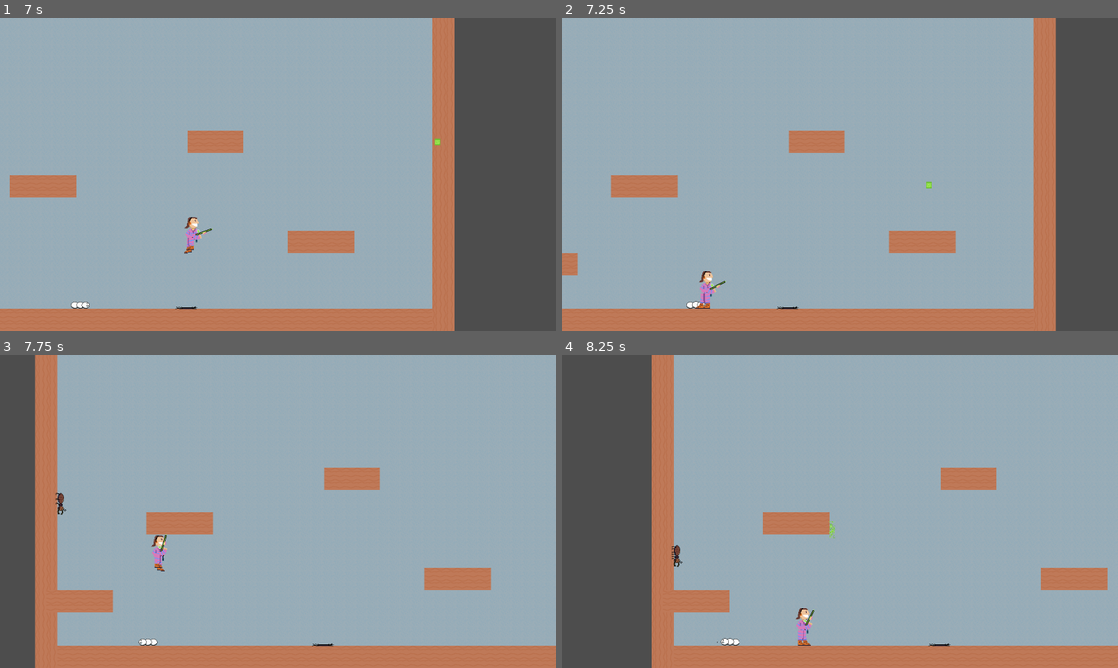
Above: before the commit, frames 1-4 (two rows, left to right).
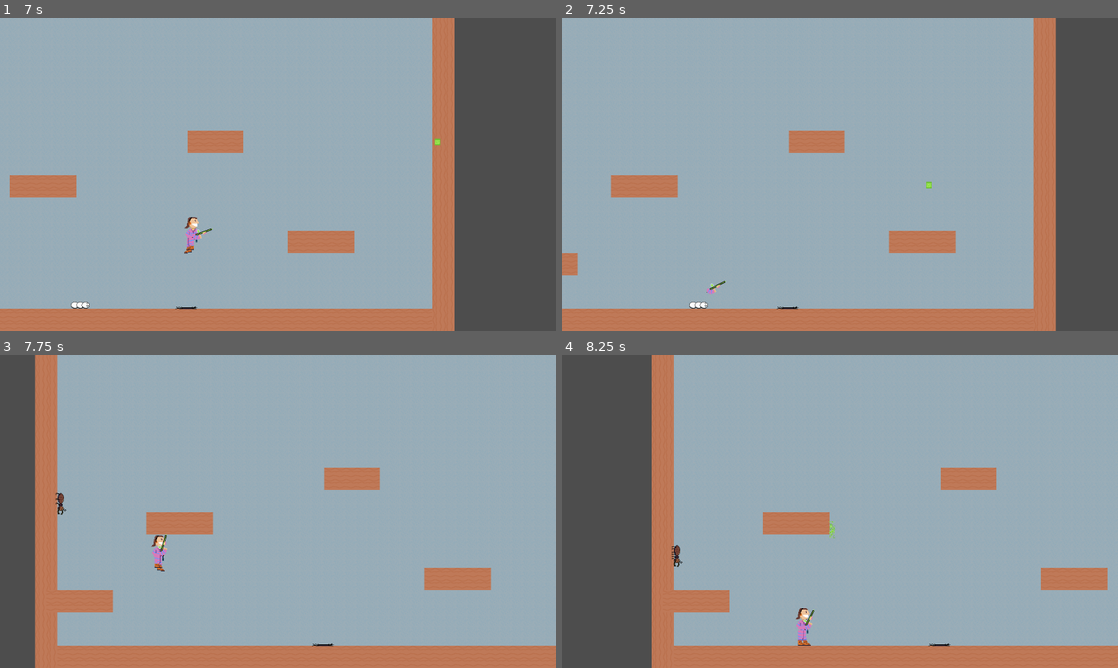
Above: after the commit, the same moments.

Repository: deruitda/ludum-dare-56
Game: Godot game, scene res://scenes/levels/termite_extermination_andrew.tscn
Two runs of this game, one before a commit and one after it. Both use one fixed random seed, a clock stepped at 60 frames per second and the inputs below.
Inputs (mouse positions are in pixels of both pictures, inside the frame that each line leads up to):
- Up to frame 1 (7 s): move the mouse to (400, 158) at 0.52 s; press the mouse at (400, 158) at 0.53 s; hold D (move_right) 0.53-2.03 s; tap Space (jump) at 0.77, 1.07, 1.52, 1.82, 3.02, 3.32, 3.77, 4.07, 4.52, 4.82, 6.02, 6.32, 6.77 s; move the mouse to (166, 190) at 1.27 s; release the mouse at (166, 190) at 1.28 s; click (166, 190) at 1.35 s; move the mouse to (333, 105) at 2.02 s; press the mouse at (333, 105) at 2.03 s; hold A (move_left) 2.03-2.78 s; move the mouse to (250, 237) at 2.77 s; release the mouse at (250, 237) at 2.78 s; hold D (move_right) 2.78-4.28 s; click (250, 237) at 2.85 s; move the mouse to (444, 221) at 3.52 s; press the mouse at (444, 221) at 3.53 s; move the mouse to (111, 127) at 4.27 s; release the mouse at (111, 127) at 4.28 s; hold A (move_left) 4.28-5.03 s; click (111, 127) at 4.35 s; move the mouse to (305, 174) at 5.02 s; press the mouse at (305, 174) at 5.03 s; hold D (move_right) 5.03-5.78 s; move the mouse to (194, 96) at 5.77 s; release the mouse at (194, 96) at 5.78 s; hold A (move_left) from 5.78 s (still down); click (194, 96) at 5.85 s; move the mouse to (400, 158) at 6.52 s; press the mouse at (400, 158) at 6.53 s
- Up to frame 2 (7.25 s): keep holding A (move_left); tap Space (jump) at 7.07 s
- Up to frame 3 (7.75 s): move the mouse to (166, 527) at 7.27 s; release A (move_left) at 7.28 s; release the mouse at (166, 527) at 7.28 s; hold D (move_right) from 7.28 s (still down); click (166, 527) at 7.35 s; tap Space (jump) at 7.52 s
- Up to frame 4 (8.25 s): keep holding D (move_right); tap Space (jump) at 7.82 s; move the mouse to (895, 442) at 8.02 s; press the mouse at (895, 442) at 8.03 s

Frame 1 is identical in both runs. In frame 2, 0.2% of the frame differs, in the area x 22-28%, y 80-93%; in frame 3, less than 0.1%; in frame 4, less than 0.1%.

Commit message:
adding invisible flash

Diff:
--- a/scenes/enemies/termite_larvae.tscn
+++ b/scenes/enemies/termite_larvae.tscn
@@ -142,7 +142,7 @@
 
 [node name="TermiteLarvae" type="CharacterBody2D" node_paths=PackedStringArray("velocity_component", "toggle_direction_timer")]
 collision_layer = 8
-collision_mask = 15
+collision_mask = 6
 platform_floor_layers = 4294967042
 platform_wall_layers = 4
 script = ExtResource("1_l1k41")
@@ -157,7 +157,7 @@
 
 [node name="HurtBox" parent="." node_paths=PackedStringArray("health_component") instance=ExtResource("3_dfm05")]
 collision_layer = 128
-collision_mask = 32
+collision_mask = 48
 health_component = NodePath("../HealthComponent")
 
 [node name="CollisionShape2D" type="CollisionShape2D" parent="HurtBox"]
--- a/scenes/entity_composition/health_component.gd
+++ b/scenes/entity_composition/health_component.gd
@@ -10,6 +10,7 @@
 @onready var seconds_after_latest_damage: float = 0.0
 signal died
 signal damage_applied
+signal is_invulnurable_state_change(is_invulnerable_new_value: bool)
 
 func _ready() -> void:
 	current_health = max_health
@@ -19,6 +20,7 @@
 	current_health -= damage
 	damage_applied.emit()
 	is_currently_invulnerable_after_damage = true
+	is_invulnurable_state_change.emit(is_currently_invulnerable_after_damage)
 	seconds_after_latest_damage = 0.0
 # Called every frame. 'delta' is the elapsed time since the previous frame.
 func _process(delta: float) -> void:
@@ -26,6 +28,7 @@
 		seconds_after_latest_damage += delta
 		if seconds_after_latest_damage > seconds_of_invulnerability_after_damage:
 			is_currently_invulnerable_after_damage = false
+			is_invulnurable_state_change.emit(is_currently_invulnerable_after_damage)
 			seconds_after_latest_damage = 0.0
 
 
--- a/scenes/entity_composition/hurt_box.gd
+++ b/scenes/entity_composition/hurt_box.gd
@@ -4,6 +4,7 @@
 @export var health_component: HealthComponent
 
 signal hit_by_bullet(bullet: Bullet)
+signal hit_by_enemy()
 # Called when the node enters the scene tree for the first time.
 func _ready() -> void:
 	pass # Replace with function body.
@@ -20,6 +21,14 @@
 		health_component.apply_damage(bullet.damage_per_bullet)
 		hit_by_bullet.emit(bullet)
 
+func handle_enemy_collision():
+	if not health_component.is_invulnerable():
+		health_component.apply_damage(1)
+		hit_by_enemy.emit()
+
 func _on_area_entered(area: Area2D) -> void:
-	var bullet = area as Bullet
-	handle_bullet_collision(bullet)
+	if area is Bullet:
+		var bullet = area as Bullet
+		handle_bullet_collision(bullet)
+	else:
+		handle_enemy_collision()
--- /dev/null
+++ b/scenes/player/body.gd
@@ -0,0 +1,42 @@
+extends Node2D
+
+
+@onready var invisible_timer: Timer = $InvisibleTimer
+@onready var visible_timer: Timer = $VisibleTimer
+
+
+# Called when the node enters the scene tree for the first time.
+func _ready() -> void:
+	pass # Replace with function body.
+# Called every frame. 'delta' is the elapsed time since the previous frame.
+func _process(delta: float) -> void:
+	pass
+
+
+func _on_health_component_is_invulnurable_state_change(is_invulnerable_new_value: bool) -> void:
+	if is_invulnerable_new_value:
+		start_invulnerable_visibility_cycle()
+	else:
+		stop_invulnerable_visibility_cycle()
+
+func start_invulnerable_visibility_cycle():
+	invisible_timer.start()
+	visible = false
+	pass
+
+func stop_invulnerable_visibility_cycle():
+	invisible_timer.stop()
+	visible_timer.stop()
+	visible = true
+	pass
+
+func _on_invisible_timer_timeout() -> void:
+	visible = true
+	visible_timer.start()
+	pass # Replace with function body.
+
+
+func _on_visible_timer_timeout() -> void:
+	visible = false
+	invisible_timer.start()
+	pass # Replace with function body.
--- a/scenes/player/player.gd
+++ b/scenes/player/player.gd
@@ -31,9 +31,10 @@
 	if is_dead:
 		PlayerManager.remove_current_player()
 		queue_free()
+	else:
 
-	handle_sprite_orientation()
-	handle_lower_body_sprite_animation()
+		handle_sprite_orientation()
+		handle_lower_body_sprite_animation()
 
 
 func _physics_process(delta: float) -> void:
--- a/scenes/player/player.tscn
+++ b/scenes/player/player.tscn
@@ -6,6 +6,7 @@
 [ext_resource type="PackedScene" uid="uid://dqgxt6ms0uyu8" path="res://scenes/entity_composition/health_component.tscn" id="3_e2fg7"]
 [ext_resource type="PackedScene" uid="uid://bqa4jle60cl0a" path="res://scenes/entity_composition/velocity_component.tscn" id="4_nqq8h"]
 [ext_resource type="Script" path="res://scenes/gun/gun_pivot.gd" id="4_tvvnj"]
+[ext_resource type="Script" path="res://scenes/player/body.gd" id="6_mymgf"]
 [ext_resource type="Texture2D" uid="uid://b1kk41ddlbhgu" path="res://assets/sprites/rex/rex-upper-idle.png" id="7_3q747"]
 [ext_resource type="Script" path="res://scenes/entity_composition/hurt_box.gd" id="7_6ogm0"]
 [ext_resource type="Texture2D" uid="uid://cbfvo400gwdl4" path="res://assets/sprites/rex/rex-lower-run.png" id="7_p20d2"]
@@ -389,7 +390,6 @@
 platform_floor_layers = 4294967294
 platform_wall_layers = 4
 script = ExtResource("1_y4k5w")
-wall_grace_period = null
 lower_body_sprite = NodePath("Body/LowerBody")
 velocity_component = NodePath("VelocityComponent")
 
@@ -409,7 +409,7 @@
 
 [node name="HurtBox" type="Area2D" parent="." node_paths=PackedStringArray("health_component")]
 collision_layer = 16
-collision_mask = 64
+collision_mask = 192
 script = ExtResource("7_6ogm0")
 health_component = NodePath("../HealthComponent")
 
@@ -419,6 +419,7 @@
 
 [node name="Body" type="Node2D" parent="."]
 position = Vector2(-5, 0)
+script = ExtResource("6_mymgf")
 
 [node name="UpperBody" type="AnimatedSprite2D" parent="Body"]
 sprite_frames = SubResource("SpriteFrames_c4bdg")
@@ -431,6 +432,14 @@
 autoplay = "running"
 script = SubResource("GDScript_qo3dw")
 
+[node name="VisibleTimer" type="Timer" parent="Body"]
+wait_time = 0.3
+one_shot = true
+
+[node name="InvisibleTimer" type="Timer" parent="Body"]
+wait_time = 0.05
+one_shot = true
+
 [node name="GunPivot" type="Node2D" parent="." node_paths=PackedStringArray("body_sprite")]
 rotation = 1.5708
 script = ExtResource("4_tvvnj")
@@ -440,4 +449,7 @@
 
 [connection signal="damage_applied" from="HealthComponent" to="." method="_on_damage_applied"]
 [connection signal="died" from="HealthComponent" to="." method="_on_died"]
+[connection signal="is_invulnurable_state_change" from="HealthComponent" to="Body" method="_on_health_component_is_invulnurable_state_change"]
 [connection signal="area_entered" from="HurtBox" to="HurtBox" method="_on_area_entered"]
+[connection signal="timeout" from="Body/VisibleTimer" to="Body" method="_on_visible_timer_timeout"]
+[connection signal="timeout" from="Body/InvisibleTimer" to="Body" method="_on_invisible_timer_timeout"]
Not shown: 1 places in scenes/player/player.tscn that only renumber resources
